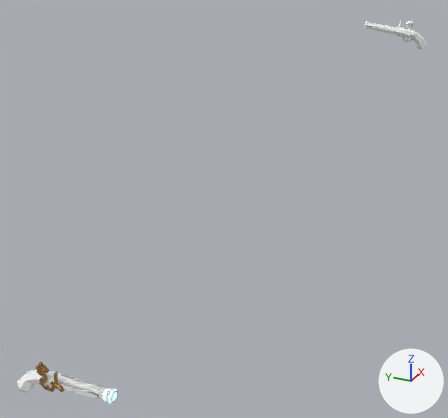
Renders of the glTF model public/siege/weapons/item_2.glb from each side of a commit.
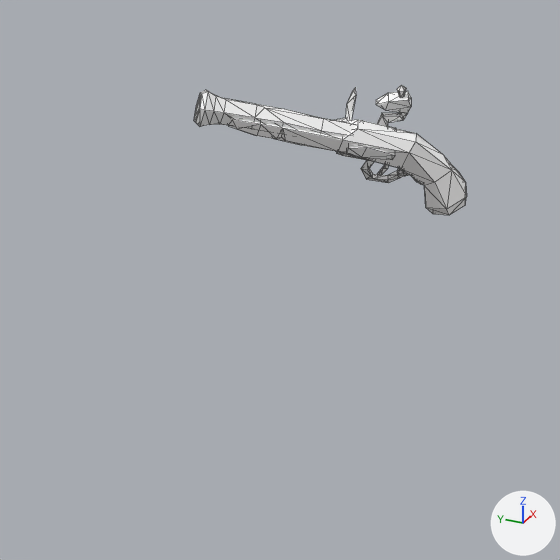
The first picture shows the older version from a 50 mm lens placed at (-3.85, -1.29, 1.42), pointed at (-0.31, 0.3, -0.35). The close-ups show the older and then the newer version on the part from 71% to 100% of the width and 0% to 31% of the height of that picture. Only the edits that show in the close-ups are written down. The lights are fixed; the arrows at lower right show +X, +Y and +Z. The close-ups show mesh edges as thin lines. Where no turn or scale is listed for an object, it has been applied to the vertices.

In view in the first close-up: 'UV1_6', 'UV2_6', 'UV3_6', 'UV4_6', 'UV5_6'.
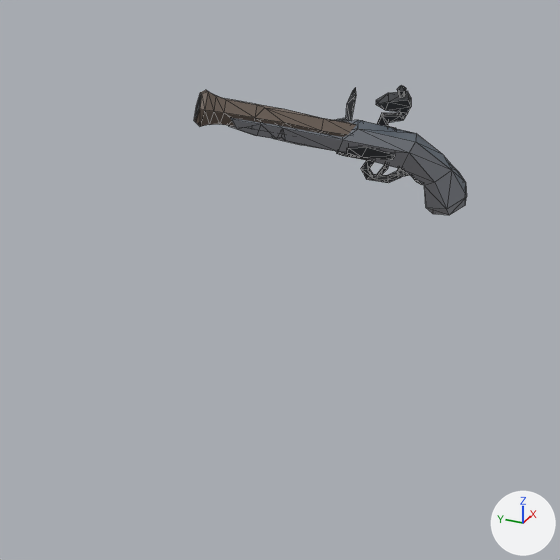
The change, as a list of edits to the scene's bpy script:
```text
Add img_polygonmilitary_weapons_01:
    img_polygonmilitary_weapons_01 = load_image('PolygonMilitary_Weapons_01', '_unpacked/PolygonMilitary_Weapons_01', 512, 512, 'sRGB')
Change mat_uv1_4:
    remove mat_uv1_4.base_color = (1.0, 1.0, 1.0)  # white #ffffff
    add mat_uv1_4.texture = img_polygonmilitary_weapons_01
Change mat_rainbov_level_8_u2:
    remove mat_rainbov_level_8_u2.base_color = (1.0, 1.0, 1.0)  # white #ffffff
    add mat_rainbov_level_8_u2.texture = img_polygonmilitary_weapons_01
```

What differs and where, as boxes [x1, y1, x2, y2] in the close-ups (560 x 560 px):
'UV1_6', surface changed (white to grey): [229, 118, 467, 215] in both
'UV2_6', surface changed (darker): [194, 91, 356, 137] in both
'UV5_6', surface changed (white to grey): [337, 85, 422, 185] in both
'UV3_6', surface changed: [353, 120, 467, 196] in both
'UV4_6', surface changed (darker): [195, 90, 225, 126] in both
